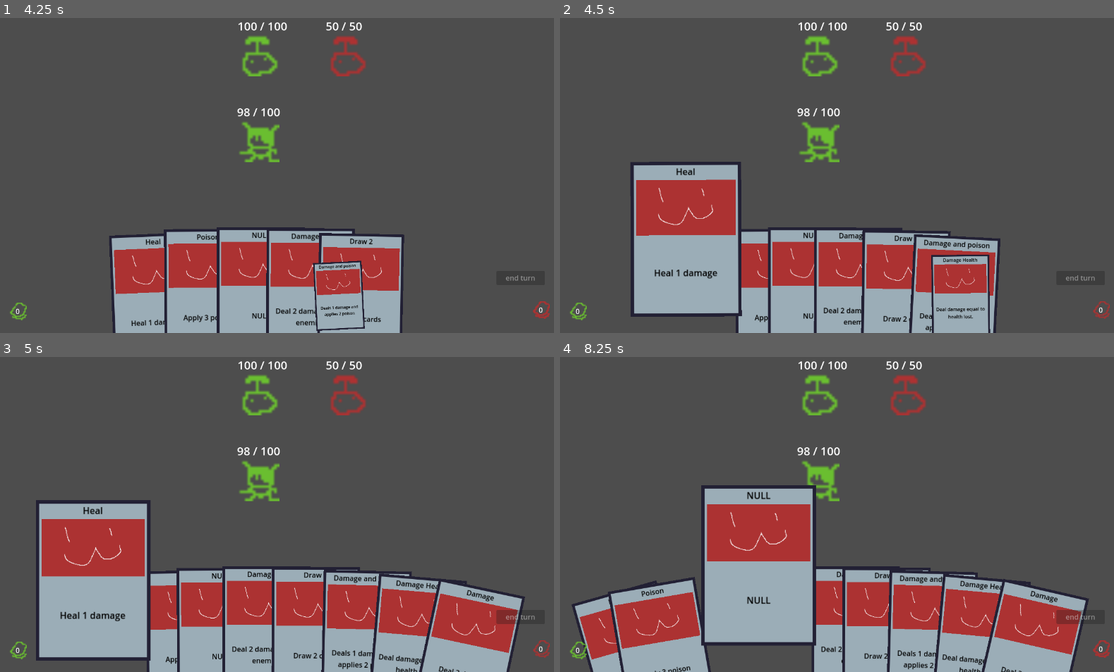
Above: before the commit, frames 1-4 (two rows, left to right).
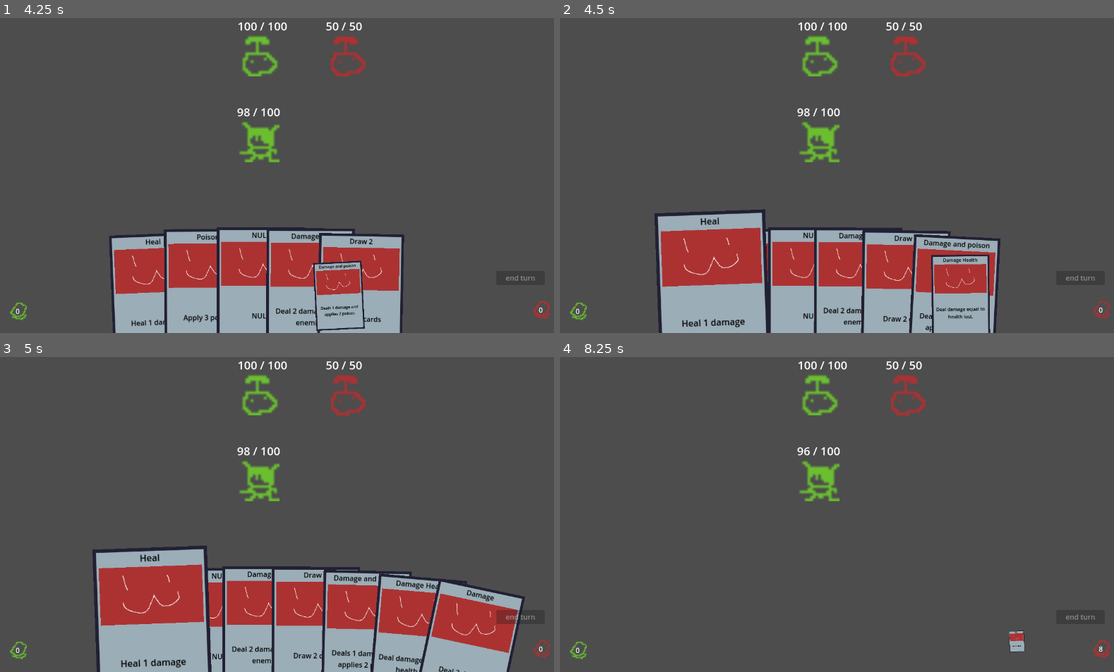
Above: after the commit, the same moments.

Repository: Saplings-Projects/1M_sub
Game: Godot game, scene res://#Scenes/TestingScene.tscn
Same seed, same stepped clock (60 frames per second), same inputs: the game is played once before the commit and once after it.
Inputs (mouse positions are in pixels of both pictures, inside the frame that each line leads up to):
- Up to frame 1 (4.25 s): click (254, 288) at 0.52 s; click "0" at 1.25 s; click "end turn" at 2 s; click "8" at 2.75 s; click "0" at 3.5 s
- Up to frame 2 (4.5 s): click (715, 295) at 4.27 s
- Up to frame 3 (5 s): no input
- Up to frame 4 (8.25 s): click "0" at 5 s; click "0" at 5.75 s; click (748, 631) at 6.52 s; click (1080, 618) at 7.25 s, where only the run after the commit has a clickable "end turn"; click "0" (after the commit: "8") at 8 s

Frame 1 is identical in both runs. In frame 2, 9.7% of the frame differs, in the area x 12-38%, y 45-100%; in frame 3, 12%; in frame 4, 31%, in the area x 2-98%, y 28-100%.
Error after the commit: Invalid access to property or key 'play_at_height' on a base object of type 'Control (CardContainer)'. (res://Cards/Movement)

Commit message:
Chaged the queued MoveState to follow the mouse
Added offset to queued state so that card follows more to center of mouse

Edited Queued card movement to move out of the way card is target type

Diff:
--- a/Cards/Movement State/MoveState_Queued.gd
+++ b/Cards/Movement State/MoveState_Queued.gd
@@ -9,7 +9,9 @@
 const TRANS_TYPE: Tween.TransitionType = Tween.TRANS_CUBIC
 const QUEUE_OFFSET: float = -150
 const SCALE_AMOUNT: Vector2 = Vector2(1.3, 1.3)
-
+const OFFSET_FROM_MOUSE : Vector2 = Vector2(0, 100)
+#Position of card if it's target type
+const TARGET_CARD_POS : Vector2 = Vector2(-500, -500)
 
 # @Override
 func on_state_enter() -> void:
@@ -23,10 +25,15 @@
 # @Override
 func on_state_process(delta: float) -> void:
 	# Ease position with an offset
-	var offset_desired_position: Vector2 = _state.desired_position
+	var offset_desired_position: Vector2 = _state.card.get_global_mouse_position()
 	offset_desired_position.y += QUEUE_OFFSET
+	offset_desired_position -= _state.card.get_parent().position
+	offset_desired_position += OFFSET_FROM_MOUSE
 
-	_state.card.position = _state.card.position.lerp(offset_desired_position, delta * MOVE_SPEED)
+	if(offset_desired_position.y < CardManager.card_container.play_at_height && _state.card.card_cast_type != Enums.CardCastType.INSTA_CAST):
+		_state.card.position = _state.card.position.lerp(TARGET_CARD_POS, delta * MOVE_SPEED)
+	else :
+		_state.card.position = _state.card.position.lerp(offset_desired_position, delta * MOVE_SPEED)
 
 	# Ease rotation
 	_state.card.rotation_degrees = lerpf(_state.card.rotation_degrees, 0.0, delta * MOVE_SPEED)
